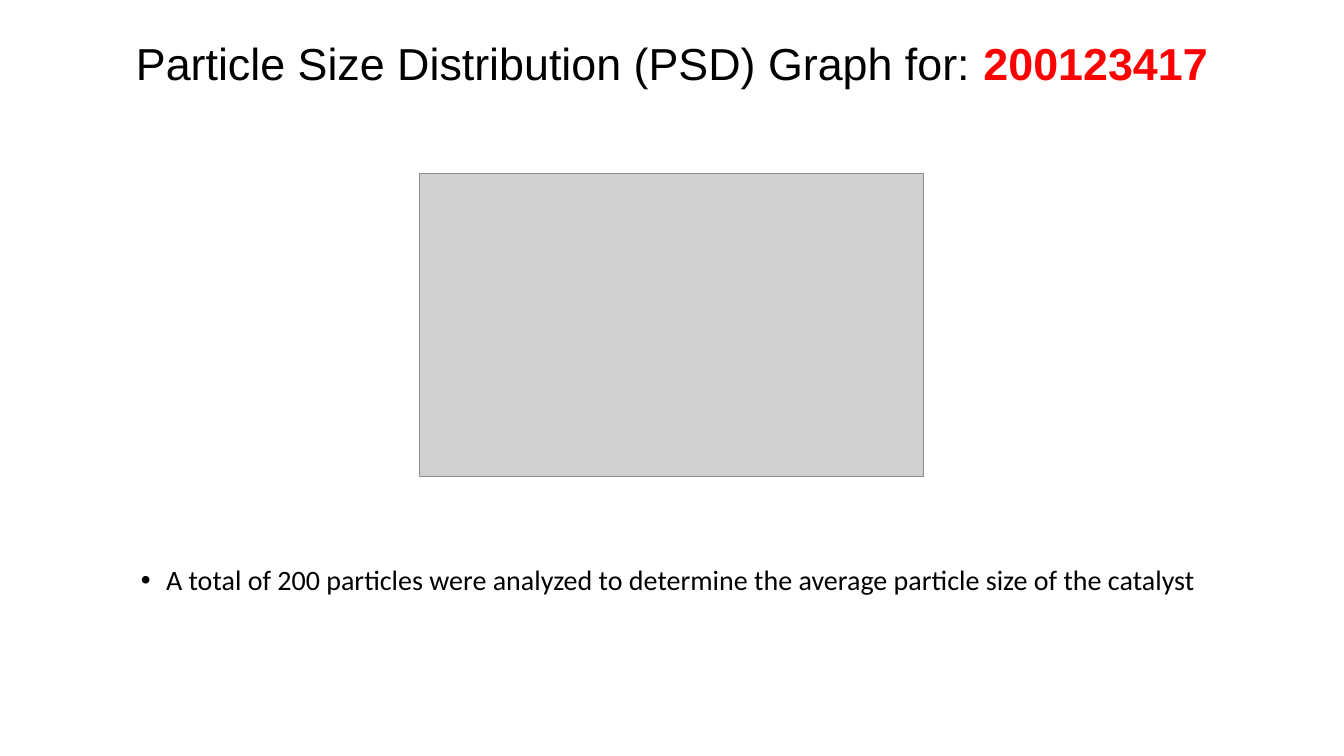
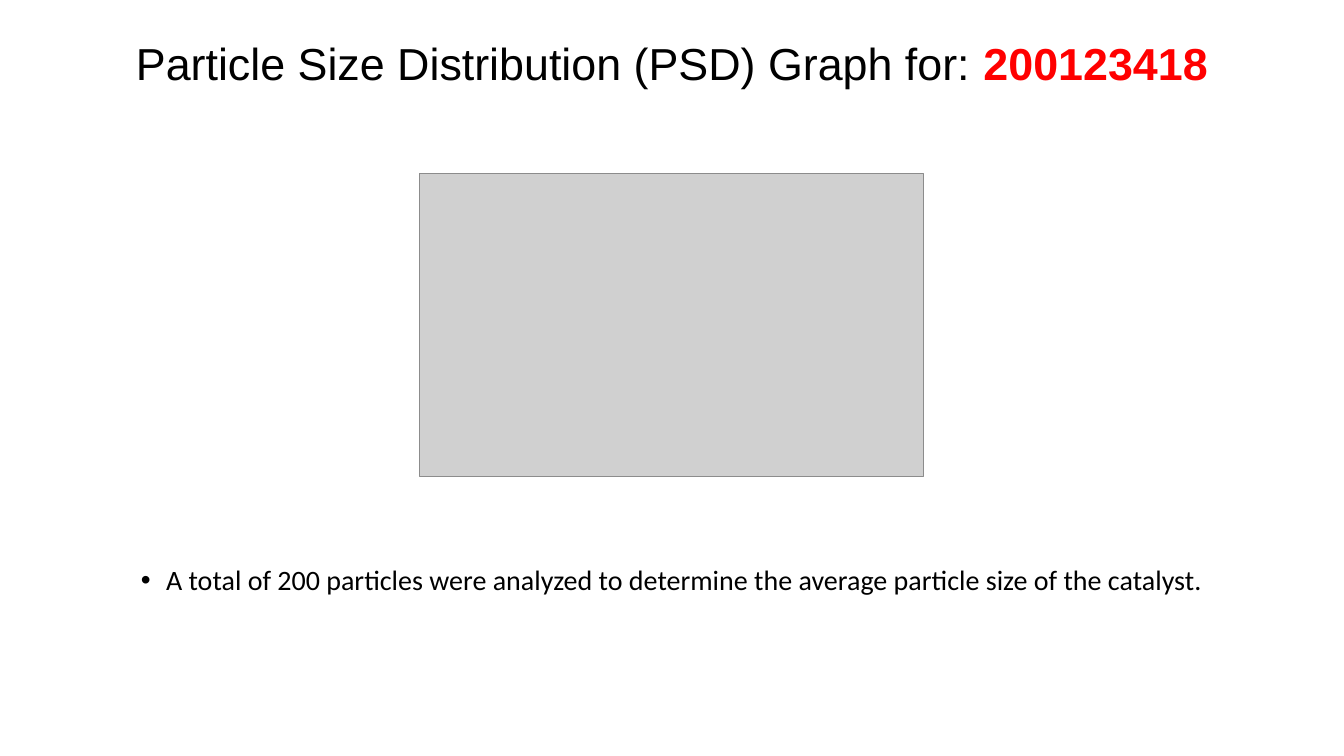
Before and after one commit to cvrl10/mini_project, a slide deck: slide 7 of 100040001/_100040001.pptx (slide 11 before the commit). Drawn at 1344x756 pixels with LibreOffice and Linux fonts; fonts in the diff are those of the drawing; grey boxes stand for pictures. Boxes give left, top, right and bottom in pixels: in the first picture for what was removed or moved away, otherwise in the second. Text is boxed around its words. In the diff, an @@ line names an element or a change of style, - is before the commit and + after.

```diff
--- a/100040001/_100040001.pptx
+++ b/100040001/_100040001.pptx
@@ title at (136,47,1207,89): text changed @@
-Particle Size Distribution (PSD) Graph for: 200123417
+Particle Size Distribution (PSD) Graph for: 200123418
@@ text at (166,570,1201,595): text changed @@
-• A total of 200 particles were analyzed to determine the average particle size of the catalyst
+• A total of 200 particles were analyzed to determine the average particle size of the catalyst.
```
Also in this commit, not shown: 4 other slides changed, 2 slides added, 7 slides removed, 33 other files.
